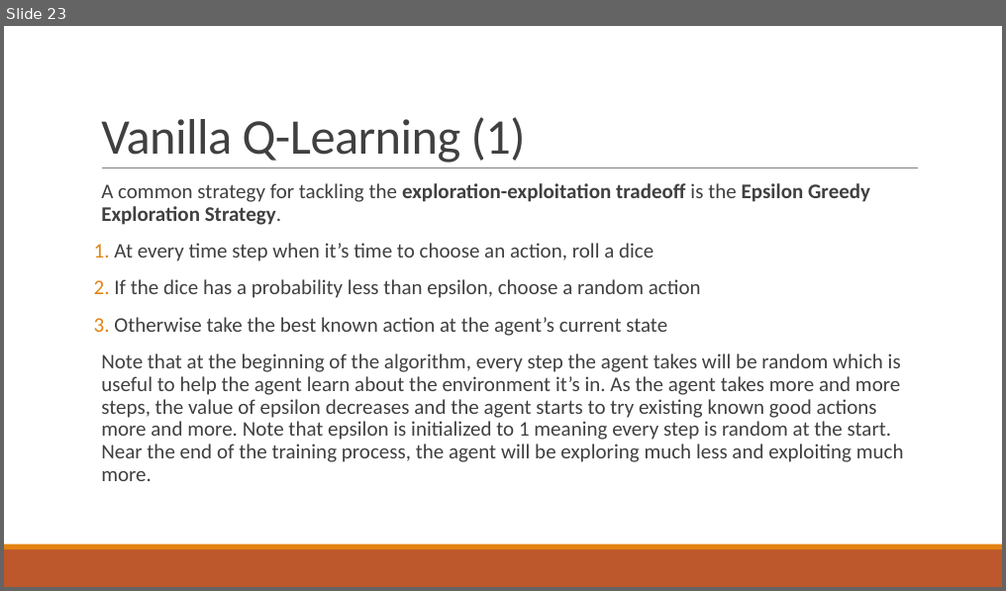
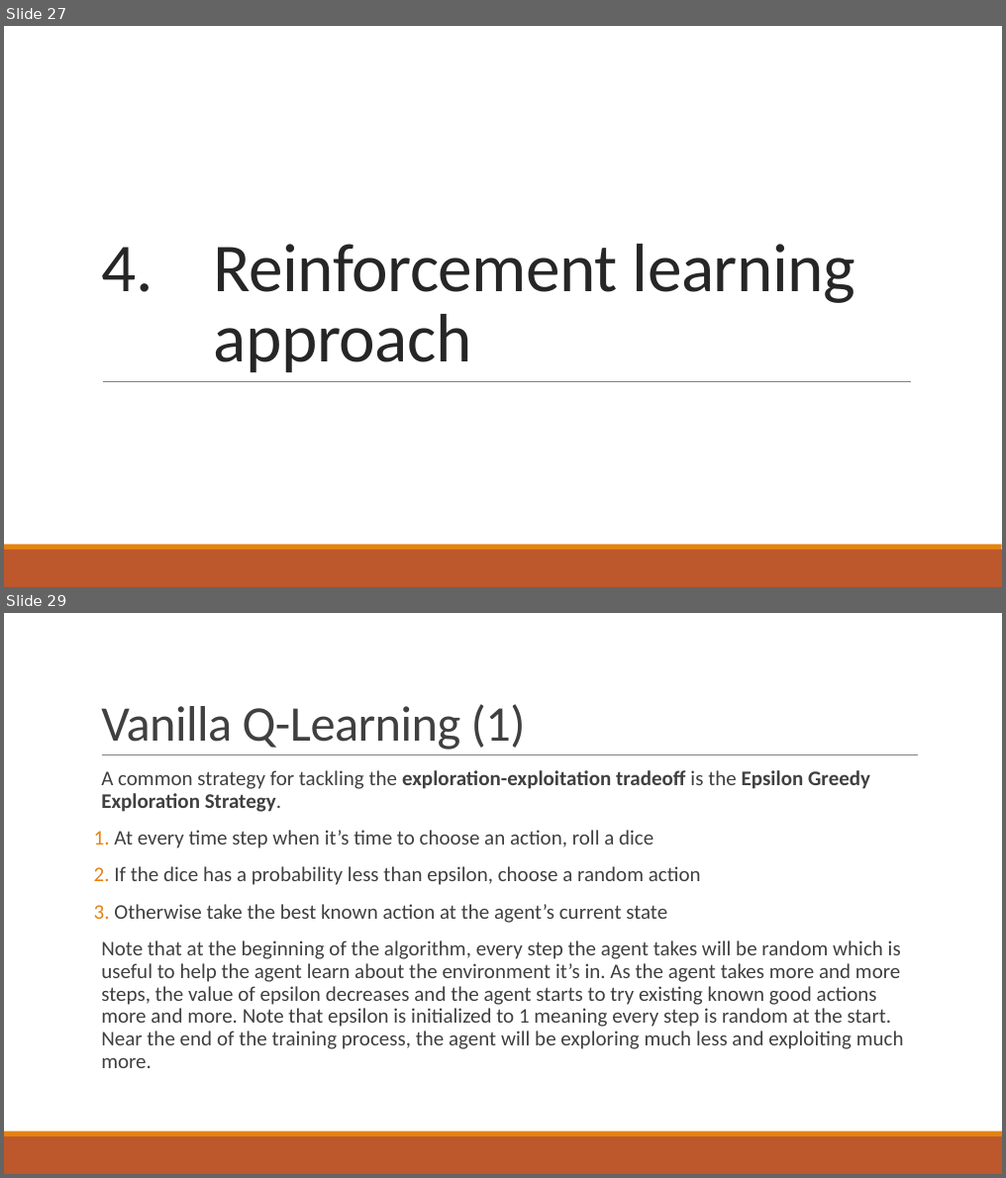
Before and after one commit to francescobaraldi/smart-neighborhood, a slide deck: Smart Neighborhood.pptx. Shown one above the other, each under a label of ours: slide 23 before the commit, slides 27 and 29 after it; the slides between them are not shown. The pictures are 1006x591 and 1006x1178 pixels, drawn with LibreOffice and Linux fonts; fonts in the diff are those of the drawing. Boxes give left, top, right and bottom in pixels: in the first picture for what was removed or moved away, otherwise in the second. Text is boxed around its words. In the diff, an @@ line names an element or a change of style, - is before the commit and + after.

```diff
--- a/Smart Neighborhood.pptx
+++ b/Smart Neighborhood.pptx
@@ slide 27 added at <box>4,26,1002,587</box>, background #FFFFFF; not listed: 2 template elements that a slide beside it also shows @@
@@ title added at <box>214,244,855,372</box>, 66 pt, text #262626 @@
+4. Reinforcement learning approach
@@ line added from (103, 381) to (912, 381), #808080 0.5 pt @@
@@ what was slide 23 is now slide 29 @@
```
Also in this commit, not shown: 17 slides changed, 7 other slides added, 2 slides removed.
